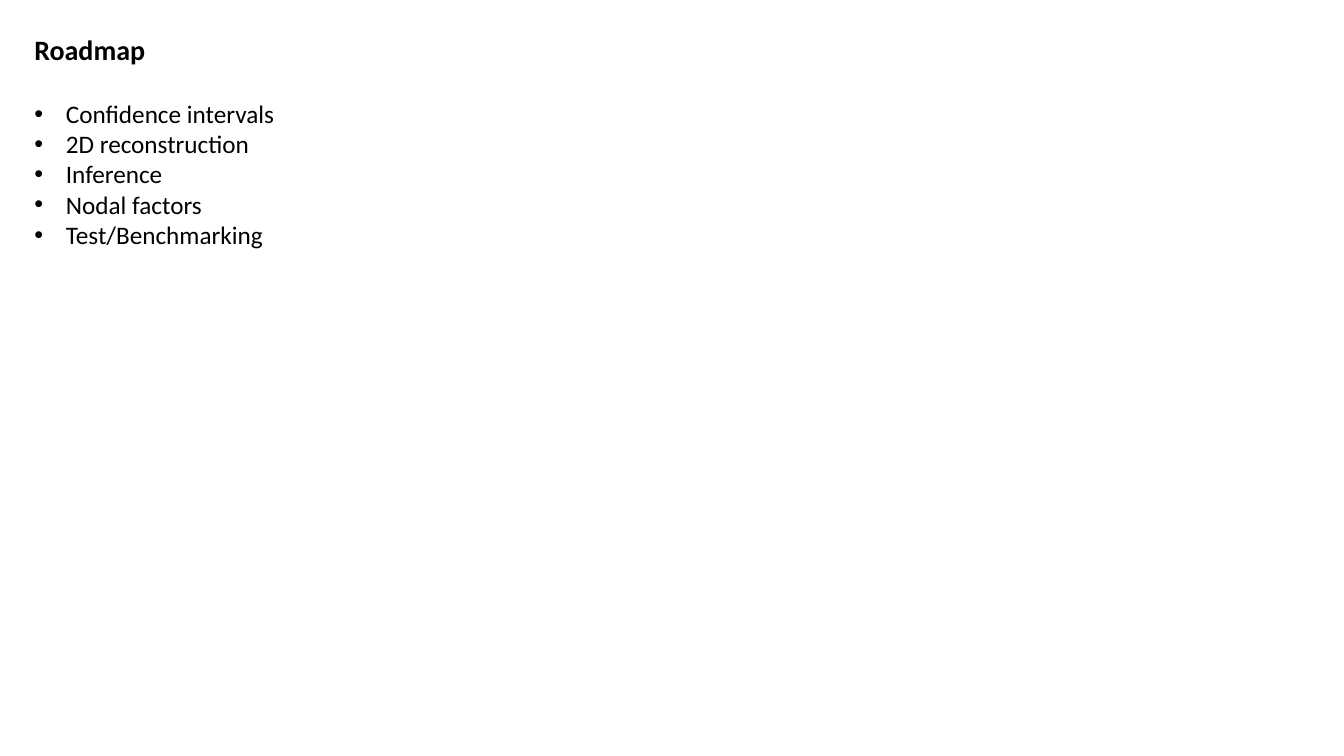
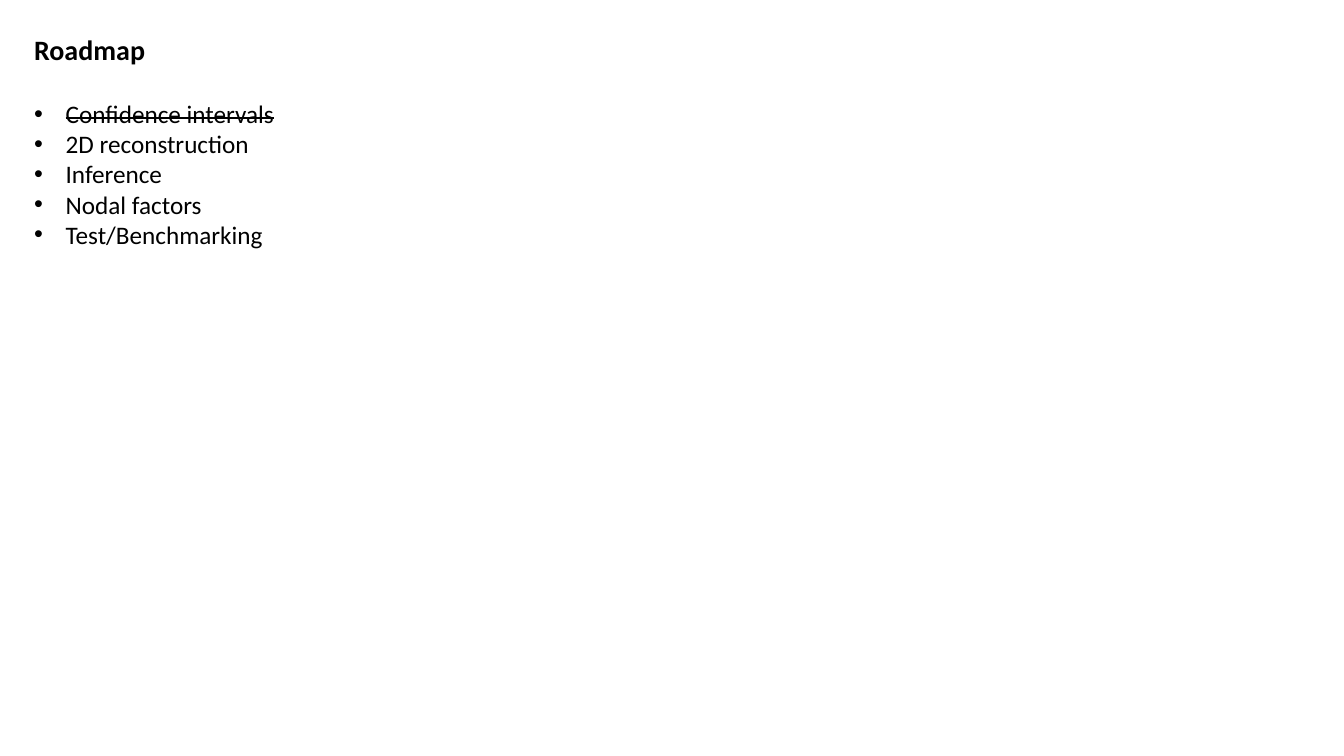
Before and after one commit to treden/UTide, a slide deck: slide 14 of UTide 2D.pptx (slide 7 before the commit). Drawn at 1344x756 pixels with LibreOffice and Linux fonts; fonts in the diff are those of the drawing. Boxes give left, top, right and bottom in pixels: in the first picture for what was removed or moved away, otherwise in the second. Text is boxed around its words. In the diff, an @@ line names an element or a change of style, - is before the commit and + after.

```diff
--- a/UTide 2D.pptx
+++ b/UTide 2D.pptx
@@ text "Confidence intervals" at (66, 105, 274, 249): strikethrough on in "Confidence intervals" @@
```
Also in this commit, not shown: 2 other slides changed, 8 slides added, 1 slide removed, 2 other files.
